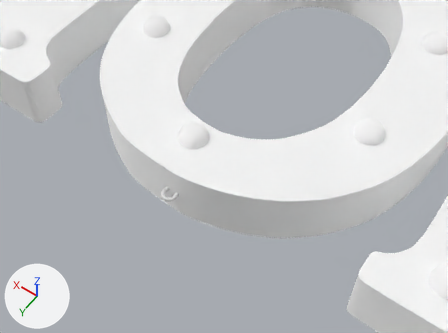
Renders of the glTF model models/mothers-day.glb from each side of a commit.
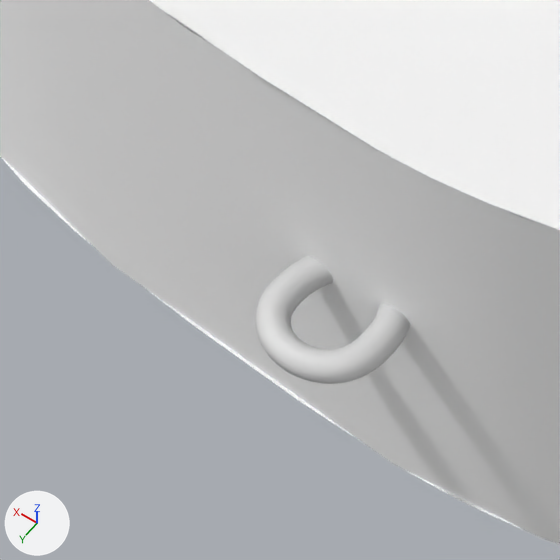
Each version is shown from a 50 mm lens placed at (-1.922, 3.753, 3.905), pointed at (-0.208, 1.353, 0.133), then close up on the part from 29% to 44% of the width and 47% to 67% of the height. Lighting does not change. The marker at lower left points along +X, +Y and +Z. Where no turn or scale is listed for an object, it has been applied to the vertices.

In view in the first close-up: 'HookSimple.002', 'O1'.
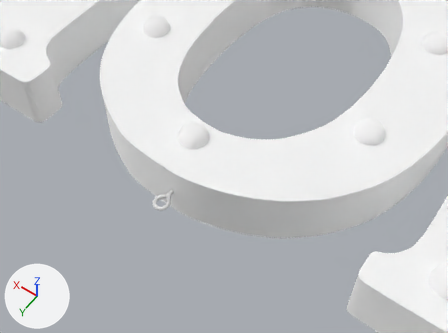
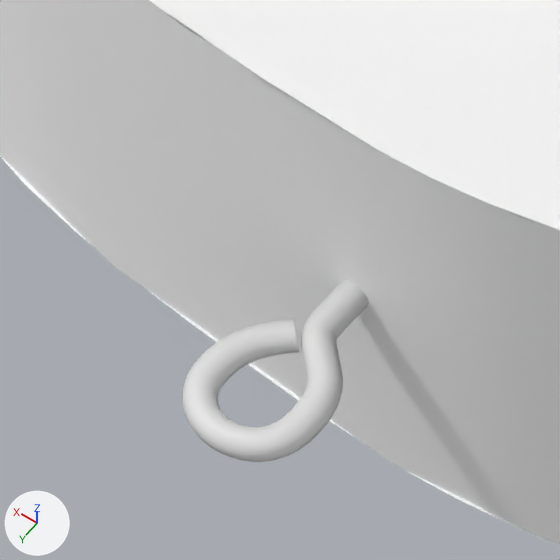
Edits to the bpy script that builds the scene:
```text
Change ob_hooksimple_002:
    ob_hooksimple_002.location: (0.0303, 1.6283, 0.0) -> (0.0303, 1.7313, 0.0)
```

What differs and where, as boxes [x1, y1, x2, y2] in the close-ups (560 x 560 px):
'HookSimple.002', moved: before [255, 256, 410, 384]; after [182, 280, 369, 462]
